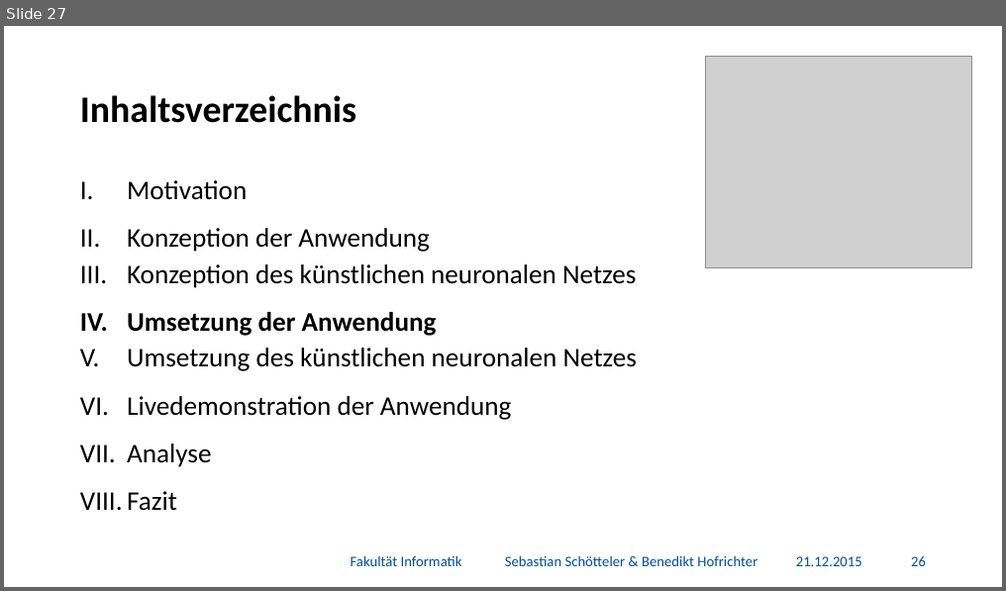
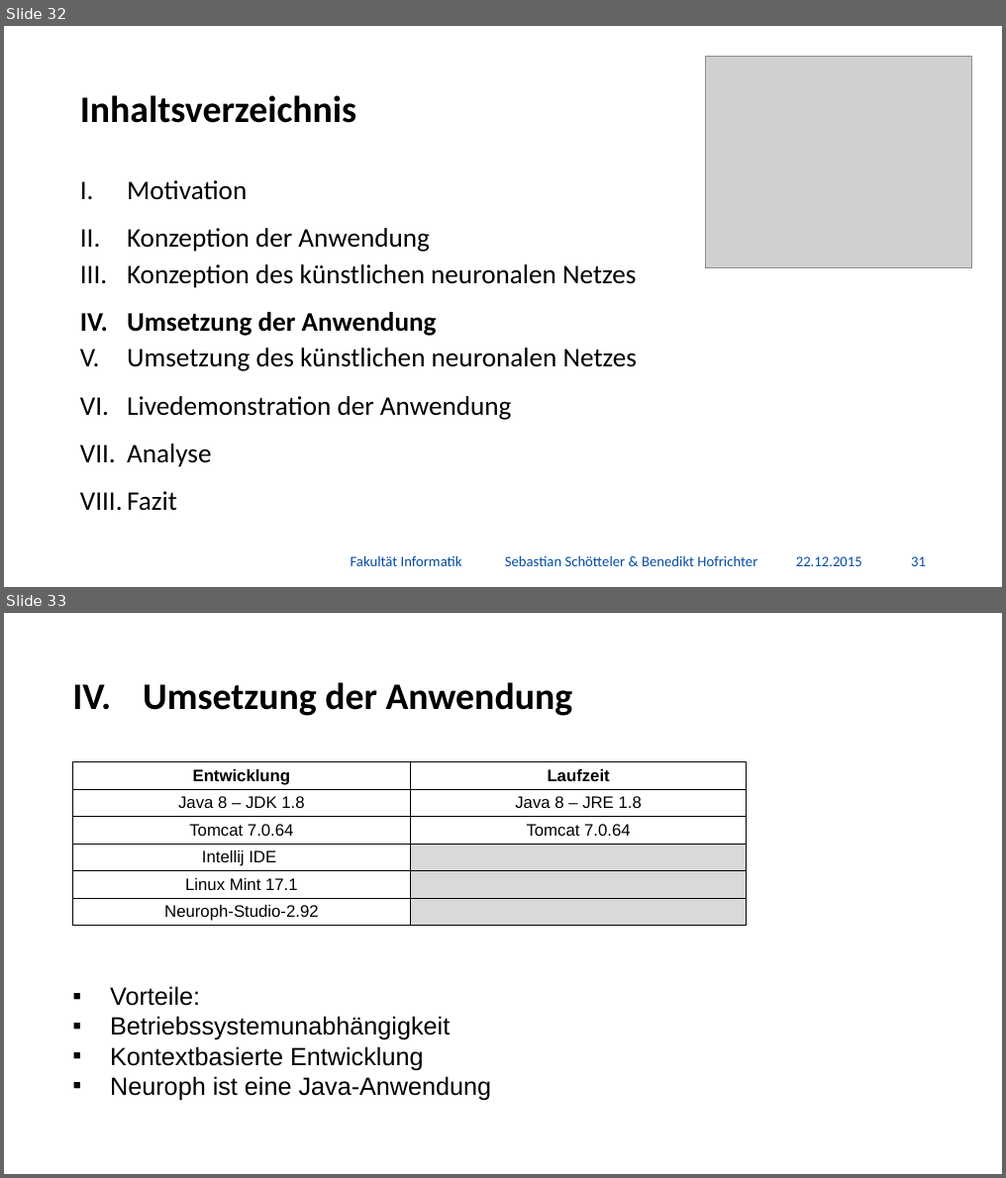
Before and after one commit to BenediktGitGit/soco15, a slide deck: 3b_Vortrag/Präsentation.pptx. Shown one above the other, each under a label of ours: slide 27 before the commit, slides 32 and 33 after it. The pictures are 1006x591 and 1006x1178 pixels, drawn with LibreOffice and Linux fonts; fonts in the diff are those of the drawing; grey boxes stand for pictures; background and template pictures are left out. Boxes give left, top, right and bottom in pixels: in the first picture for what was removed or moved away, otherwise in the second. Text is boxed around its words. In the diff, an @@ line names an element or a change of style, - is before the commit and + after.

```diff
--- a/3b_Vortrag/Präsentation.pptx
+++ b/3b_Vortrag/Präsentation.pptx
@@ slide 33 added at (4, 613, 1002, 1174), background #FFFFFF @@
@@ title added at (143, 682, 573, 716), 36 pt, text #000000, bold @@
+IV. Umsetzung der Anwendung
@@ table added at (73, 762, 746, 926), 6 rows, 2 columns @@
+Entwicklung | Laufzeit
+Java 8 – JDK 1.8 | Java 8 – JRE 1.8
+Tomcat 7.0.64 | Tomcat 7.0.64
+Intellij IDE | 
+Linux Mint 17.1 | 
+Neuroph-Studio-2.92 | 
@@ text added at (110, 986, 492, 1101), 24 pt, text #000000 @@
+▪ Vorteile:
+▪ Betriebssystemunabhängigkeit
+▪ Kontextbasierte Entwicklung
+▪ Neuroph ist eine Java-Anwendung
@@ what was slide 27 is now slide 32 @@
@@ slide 32 changed as well @@
@@ text at (796, 557, 862, 567): text changed @@
-21.12.2015
+22.12.2015
@@ page number at (911, 557, 926, 567): text changed @@
-26
+31
```
Also in this commit, not shown: 56 other slides changed, 16 other slides added, 2 slides removed, 1 other file.
